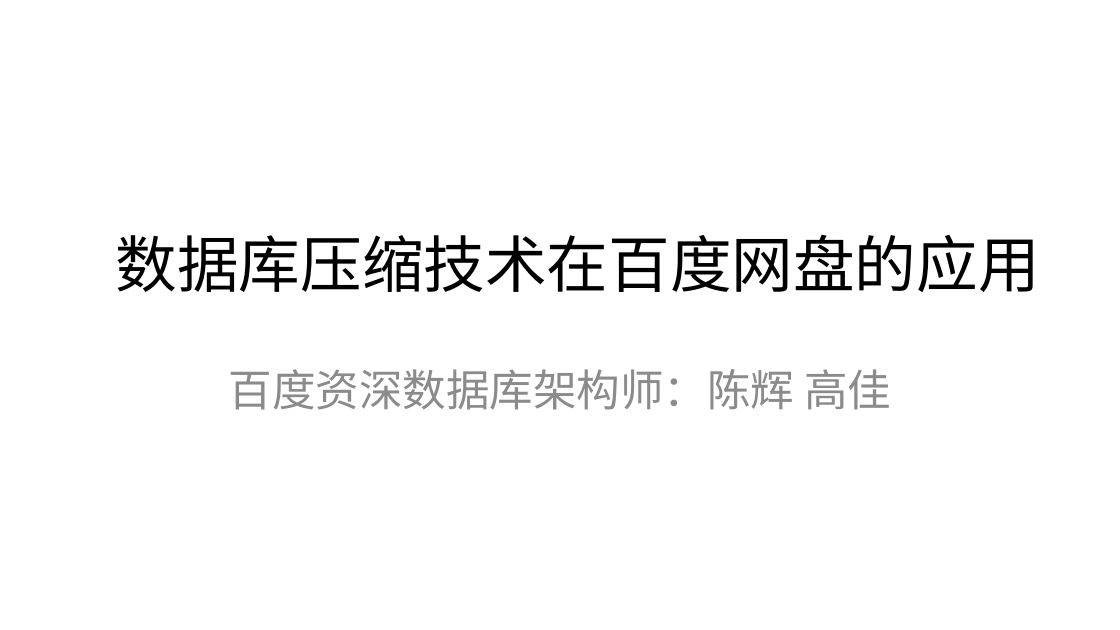
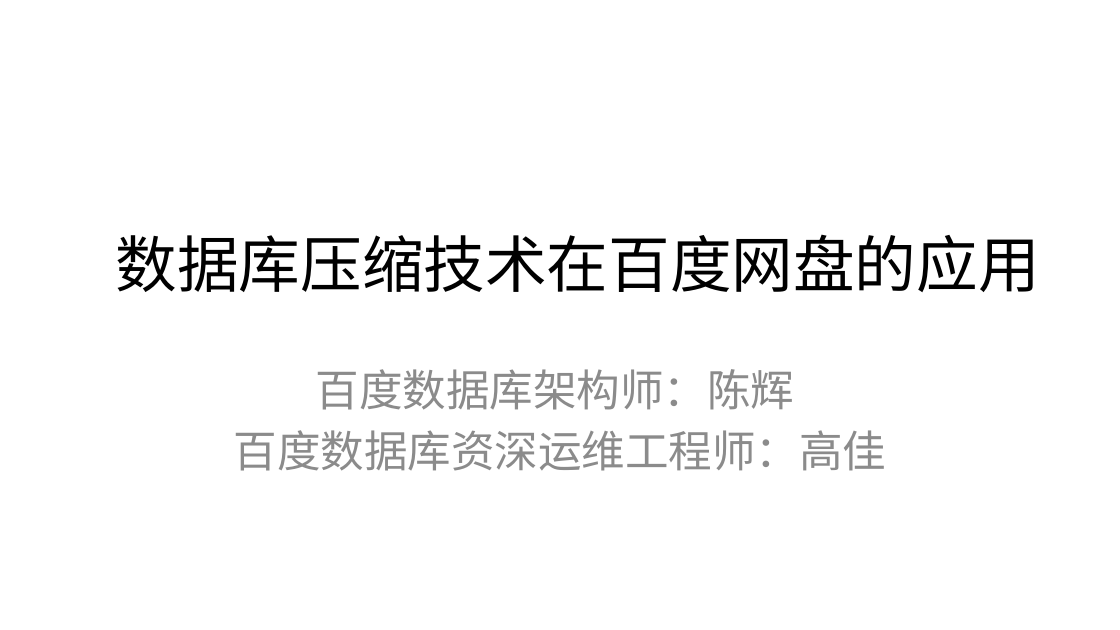
Before and after one commit to wisehead/techblog, a slide deck: slide 2 of database/MySQL/DTCC2019/数据库技术在百度网盘的应用_DTCC2019(陈辉)_V1.0.pptx. Drawn at 1120x630 pixels with LibreOffice and Linux fonts; fonts in the diff are those of the drawing; background and template pictures are left out. Boxes give left, top, right and bottom in pixels: in the first picture for what was removed or moved away, otherwise in the second. Text is boxed around its words. In the diff, an @@ line names an element or a change of style, - is before the commit and + after.

```diff
--- a/database/MySQL/DTCC2019/数据库技术在百度网盘的应用_DTCC2019(陈辉)_V1.0.pptx
+++ b/database/MySQL/DTCC2019/数据库技术在百度网盘的应用_DTCC2019(陈辉)_V1.0.pptx
@@ subtitle at [234,369,886,471]: text changed @@
-百度资深数据库架构师：陈辉 高佳
+百度数据库架构师：陈辉
+百度数据库资深运维工程师：高佳
```
Also in this commit, not shown: 1 other slide changed, 1 other file.
